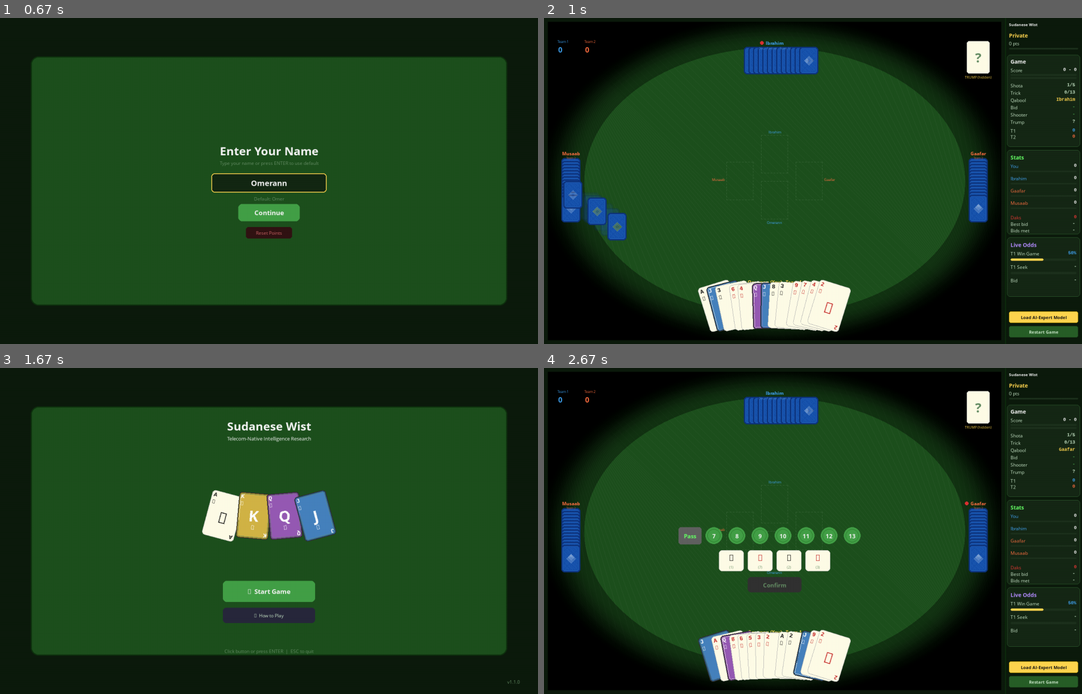
Above: before the commit, frames 1-4 (two rows, left to right).
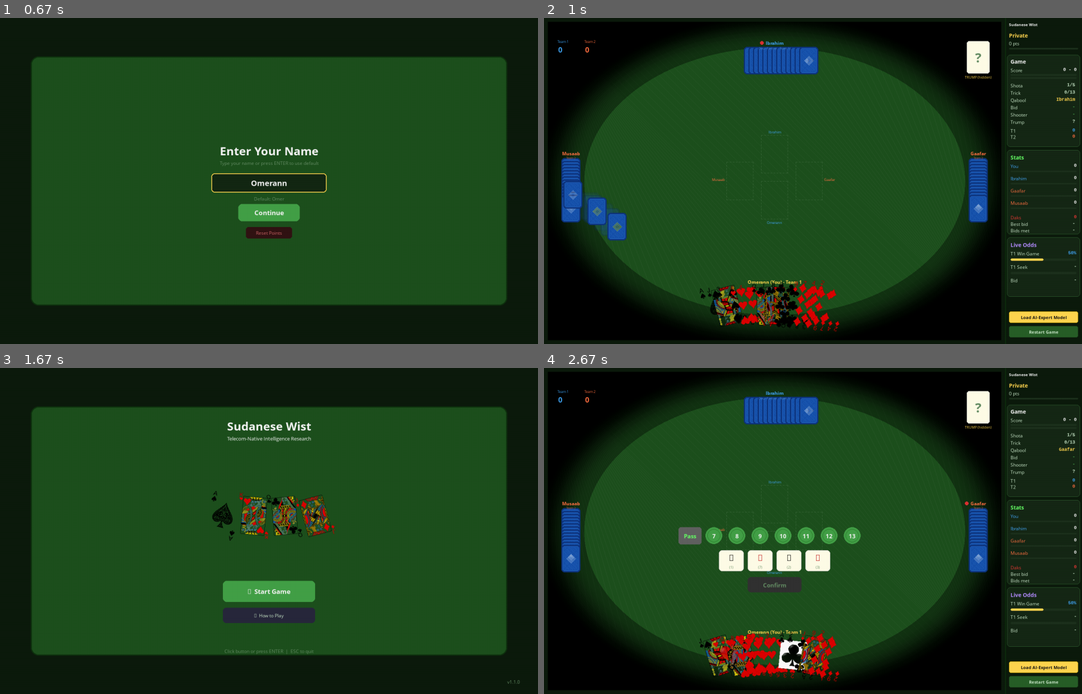
Above: after the commit, the same moments.

Repository: aamagzoub/engineering-intelligence
Game: pygame game, started from gui_pygame/main.py
Same seed, same stepped clock (60 frames per second), same inputs: the game is played once before the commit and once after it.
Inputs (mouse positions are in pixels of both pictures, inside the frame that each line leads up to):
- Up to frame 1 (0.67 s): type "ann" at 0.33 s
- Up to frame 2 (1 s): tap Enter at 0.67 s; click "▶ Start Game" at 0.93 s
- Up to frame 3 (1.67 s): click "Restart Game" at 1.27 s; click "Continue" at 1.6 s
- Up to frame 4 (2.67 s): tap Enter at 1.88 s; click (786, 615) at 2.27 s; click (796, 475) at 2.6 s

Frame 1 is identical in both runs. In frame 2, 3.9% of the frame differs, in the area x 28-57%, y 80-97%; in frame 3, 3.2%; in frame 4, 3.8%.

Commit message:
Load card PNG images from assets folder, fallback to drawn cards

Diff:
--- a/gui_pygame/card_renderer.py
+++ b/gui_pygame/card_renderer.py
@@ -1,72 +1,85 @@
 """
-Card rendering for PyGame — draws beautiful playing cards.
+Card rendering for PyGame — loads PNG card images or draws fallback cards.
 """
 
+import os
 import pygame
 from gui_pygame.constants import *
 
 
+# Card image cache.
+_card_image_cache: dict[str, pygame.Surface] = {}
+_cards_dir = os.path.join(os.path.dirname(os.path.abspath(__file__)), "assets", "cards")
+
+# Map rank/suit symbols to filenames.
+_RANK_TO_FILE = {
+    "2": "2", "3": "3", "4": "4", "5": "5", "6": "6", "7": "7",
+    "8": "8", "9": "9", "10": "10",
+    "J": "jack", "Q": "queen", "K": "king", "A": "ace",
+}
+_SUIT_TO_FILE = {"♠": "spades", "♥": "hearts", "♣": "clubs", "♦": "diamonds"}
+
+
+def _get_card_image_path(rank: str, suit: str) -> str | None:
+    """Get the PNG file path for a card, or None if not found."""
+    rank_file = _RANK_TO_FILE.get(rank)
+    suit_file = _SUIT_TO_FILE.get(suit)
+    if not rank_file or not suit_file:
+        return None
+    path = os.path.join(_cards_dir, f"{rank_file}_of_{suit_file}.png")
+    if os.path.exists(path):
+        return path
+    return None
+
+
 def create_card_surface(rank: str, suit: str, width: int = CARD_WIDTH,
                         height: int = CARD_HEIGHT) -> pygame.Surface:
-    """Create a card surface with proper styling. Face cards get colored backgrounds."""
+    """Load a card PNG image scaled to size, or draw a fallback card."""
+    cache_key = f"{rank}{suit}_{width}x{height}"
+    if cache_key in _card_image_cache:
+        return _card_image_cache[cache_key]
+
+    # Try to load PNG image.
+    img_path = _get_card_image_path(rank, suit)
+    if img_path:
+        try:
+            img = pygame.image.load(img_path).convert_alpha()
+            surf = pygame.transform.smoothscale(img, (width, height))
+            _card_image_cache[cache_key] = surf
+            return surf
+        except Exception:
+            pass  # Fall through to drawn card.
+
+    # Fallback: draw the card programmatically.
+    surf = _draw_card_fallback(rank, suit, width, height)
+    _card_image_cache[cache_key] = surf
+    return surf
+
+
+def _draw_card_fallback(rank: str, suit: str, width: int, height: int) -> pygame.Surface:
+    """Draw a card programmatically (fallback when no PNG available)."""
     surf = pygame.Surface((width, height), pygame.SRCALPHA)
+    rect = pygame.Rect(0, 0, width, height)
+    pygame.draw.rect(surf, CARD_WHITE, rect, border_radius=CARD_RADIUS)
+    pygame.draw.rect(surf, (180, 180, 180), rect, width=1, border_radius=CARD_RADIUS)
 
-    # Face card background colors.
-    face_colors = {"K": (180, 150, 40), "Q": (120, 60, 150), "J": (40, 100, 160)}
-    is_face = rank in face_colors
+    suit_color = RED_SUIT if suit in ("♥", "♦") else BLACK_SUIT
 
-    # Card body (rounded rectangle).
-    rect = pygame.Rect(0, 0, width, height)
-    if is_face:
-        bg = face_colors[rank]
-        pygame.draw.rect(surf, bg, rect, border_radius=CARD_RADIUS)
-        # Inner lighter area.
-        inner = pygame.Rect(4, 4, width - 8, height - 8)
-        lighter = (min(255, bg[0] + 30), min(255, bg[1] + 30), min(255, bg[2] + 30))
-        pygame.draw.rect(surf, lighter, inner, border_radius=5)
-        # Decorative border.
-        pygame.draw.rect(surf, (255, 255, 255, 80), inner, width=1, border_radius=5)
-        pygame.draw.rect(surf, (50, 50, 50), rect, width=2, border_radius=CARD_RADIUS)
-        text_color = (255, 255, 255)
-    else:
-        pygame.draw.rect(surf, CARD_WHITE, rect, border_radius=CARD_RADIUS)
-        pygame.draw.rect(surf, (180, 180, 180), rect, width=1, border_radius=CARD_RADIUS)
-        text_color = RED_SUIT if suit in ("♥", "♦") else BLACK_SUIT
-
-    # Suit color (for suit symbols).
-    suit_color = RED_SUIT if suit in ("♥", "♦") else BLACK_SUIT
-    # For face cards, rank text is always white; suit symbols use suit color on face bg.
-    rank_color = text_color if is_face else suit_color
-
-    # Rank in top-left.
     font_size = max(12, width // 5)
     font = pygame.font.SysFont("Consolas", font_size, bold=True)
-    rank_surf = font.render(rank, True, rank_color)
+    rank_surf = font.render(rank, True, suit_color)
     surf.blit(rank_surf, (5, 3))
 
-    # Suit symbol in top-left (below rank).
     suit_font = pygame.font.SysFont("Segoe UI", font_size - 2)
-    suit_small = suit_font.render(suit, True, suit_color if not is_face else (255, 255, 255))
+    suit_small = suit_font.render(suit, True, suit_color)
     surf.blit(suit_small, (5, 3 + font_size))
 
-    # Centre: face cards show large rank letter, number cards show large suit.
-    if is_face:
-        big_font = pygame.font.SysFont("Segoe UI", max(24, width // 2), bold=True)
-        big_rank = big_font.render(rank, True, (255, 255, 255))
-        big_rect = big_rank.get_rect(center=(width // 2, height // 2))
-        surf.blit(big_rank, big_rect)
-        # Small suit below the letter.
-        small_suit = pygame.font.SysFont("Segoe UI", max(12, width // 5)).render(
-            suit, True, (255, 255, 255, 180))
-        surf.blit(small_suit, small_suit.get_rect(centerx=width // 2, y=height // 2 + 18))
-    else:
-        big_font = pygame.font.SysFont("Segoe UI", max(20, width // 2))
-        big_suit = big_font.render(suit, True, suit_color)
-        big_rect = big_suit.get_rect(center=(width // 2, height // 2 + 5))
-        surf.blit(big_suit, big_rect)
+    big_font = pygame.font.SysFont("Segoe UI", max(20, width // 2))
+    big_suit = big_font.render(suit, True, suit_color)
+    big_rect = big_suit.get_rect(center=(width // 2, height // 2 + 5))
+    surf.blit(big_suit, big_rect)
 
-    # Rank in bottom-right (rotated).
-    rank_br = font.render(rank, True, rank_color)
+    rank_br = font.render(rank, True, suit_color)
     rank_br = pygame.transform.rotate(rank_br, 180)
     surf.blit(rank_br, (width - rank_br.get_width() - 5, height - rank_br.get_height() - 3))
 
Binary file added: gui_pygame/assets/cards/10_of_clubs.png
Binary file added: gui_pygame/assets/cards/10_of_diamonds.png
Binary file added: gui_pygame/assets/cards/10_of_hearts.png
Binary file added: gui_pygame/assets/cards/10_of_spades.png
Binary file added: gui_pygame/assets/cards/2_of_clubs.png
Binary file added: gui_pygame/assets/cards/2_of_diamonds.png
Binary file added: gui_pygame/assets/cards/2_of_hearts.png
Binary file added: gui_pygame/assets/cards/2_of_spades.png
Binary file added: gui_pygame/assets/cards/3_of_clubs.png
Binary file added: gui_pygame/assets/cards/3_of_diamonds.png
Binary file added: gui_pygame/assets/cards/3_of_hearts.png
Binary file added: gui_pygame/assets/cards/3_of_spades.png
(and 40 more such lines)
